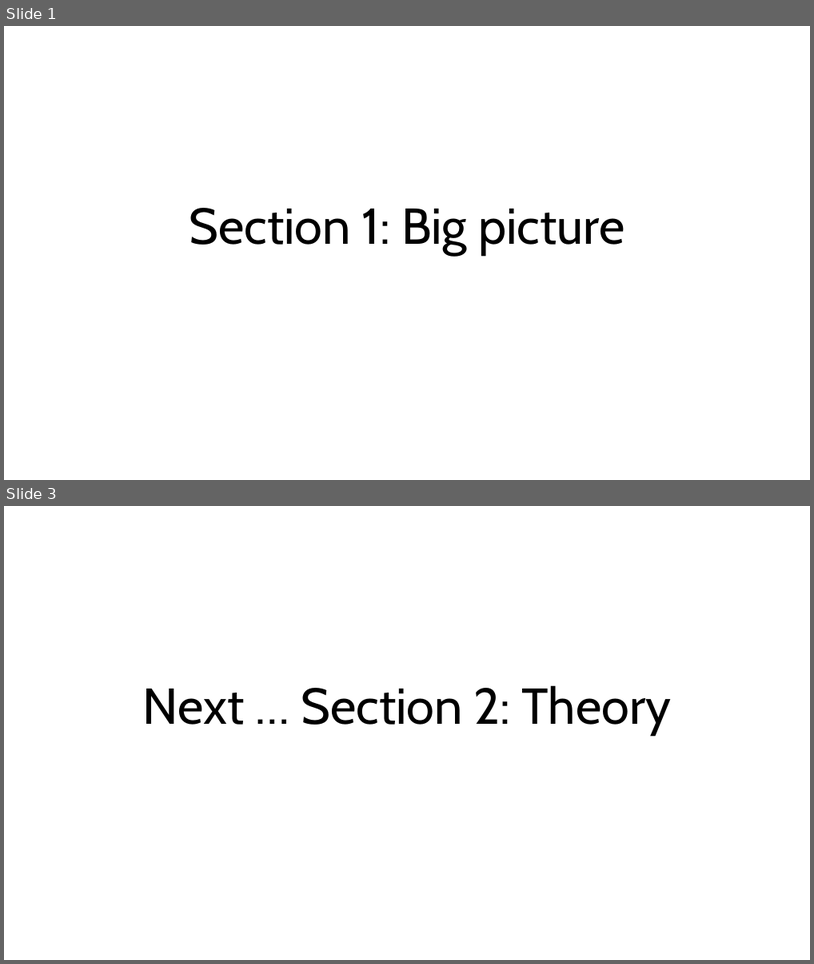
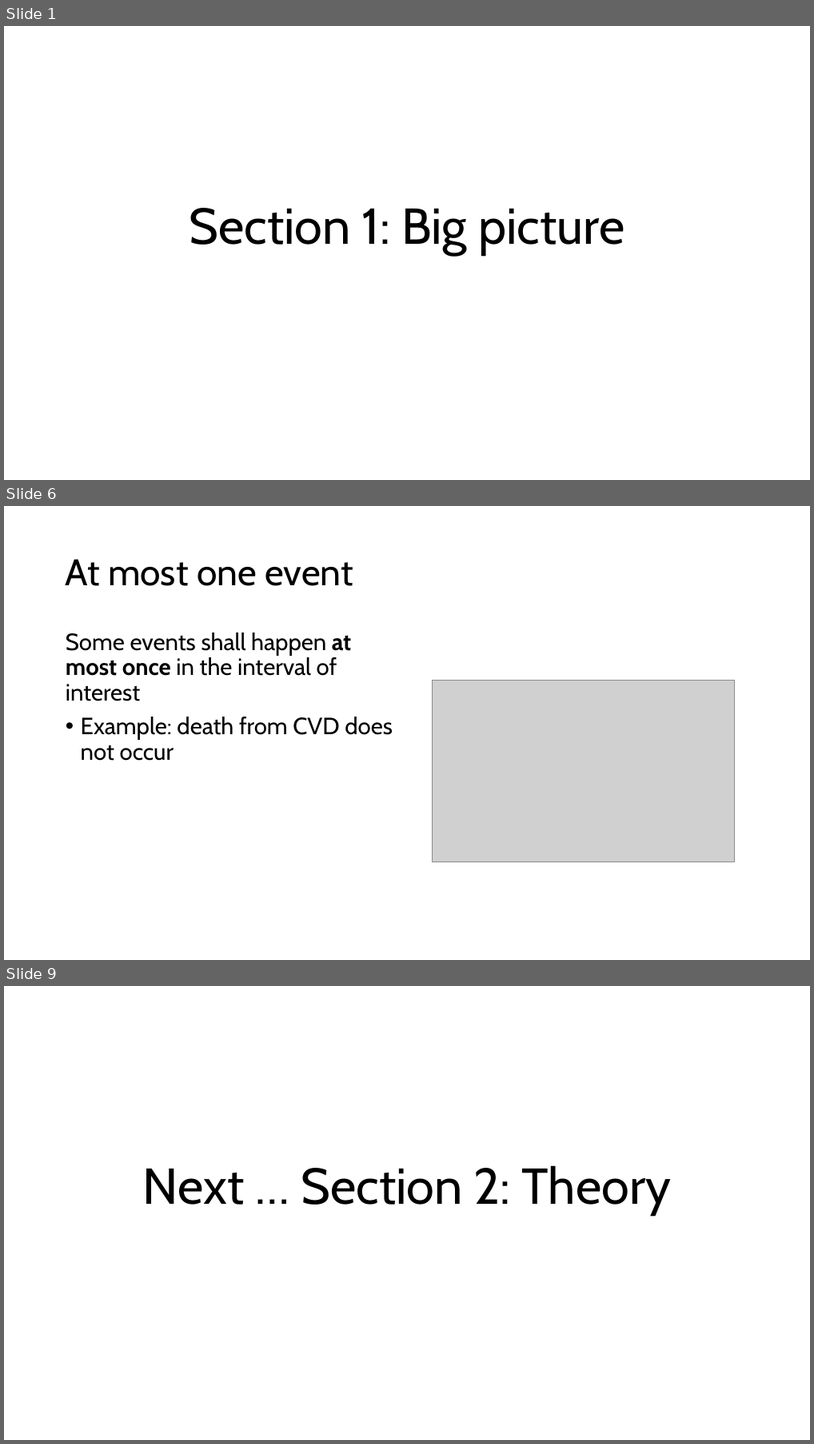
Before and after one commit to ttrikalin/des-R-course, a slide deck: materials/01_DES.pptx. Shown one above the other, each under a label of ours: slides 1 and 3 before the commit, slides 1, 6 and 9 after it; the slides between them are not shown. The pictures are 814x964 and 814x1444 pixels, drawn with LibreOffice and Linux fonts; fonts in the diff are those of the drawing; grey boxes stand for pictures. Boxes give left, top, right and bottom in pixels: in the first picture for what was removed or moved away, otherwise in the second. Text is boxed around its words. In the diff, an @@ line names an element or a change of style, - is before the commit and + after.

```diff
--- a/materials/01_DES.pptx
+++ b/materials/01_DES.pptx
@@ slide 6 added at [4,506,810,960], background #FFFFFF @@
@@ title added at [66,559,353,586], 44 pt, text #000000 @@
+At most one event
@@ text added at [66,632,393,760], 28 pt, text #000000 @@
+Some events shall happen at most once in the interval of interest
+• Example: death from CVD does not occur
@@ picture added at [432,680,734,862] @@
@@ what was slide 3 is now slide 9 @@
```
Also in this commit, not shown: 1 slide changed, 5 other slides added, 8 other files.
